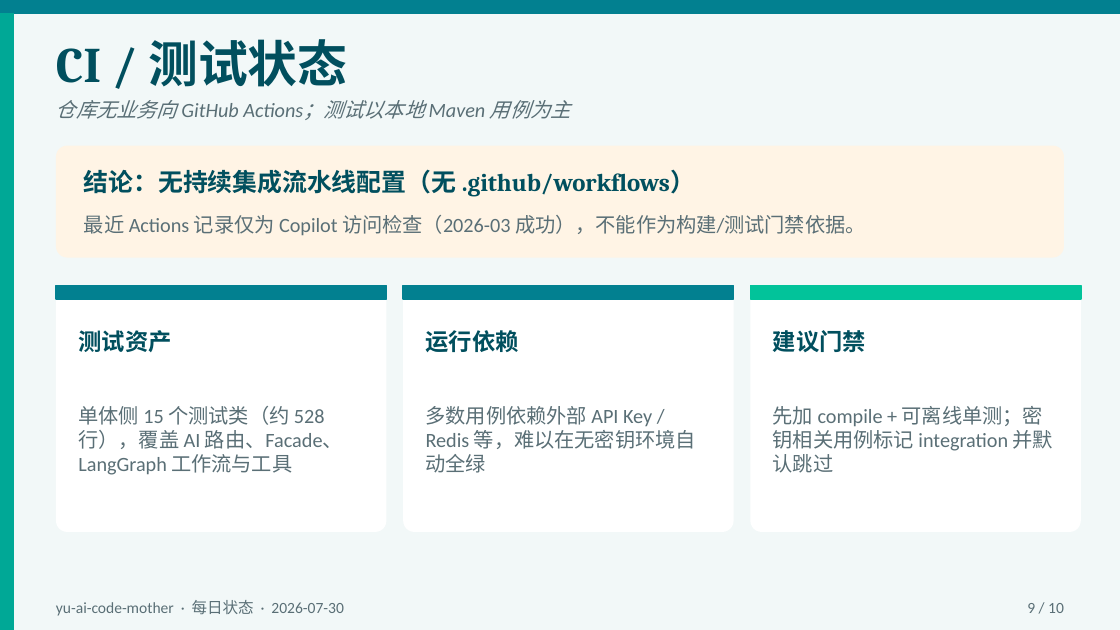
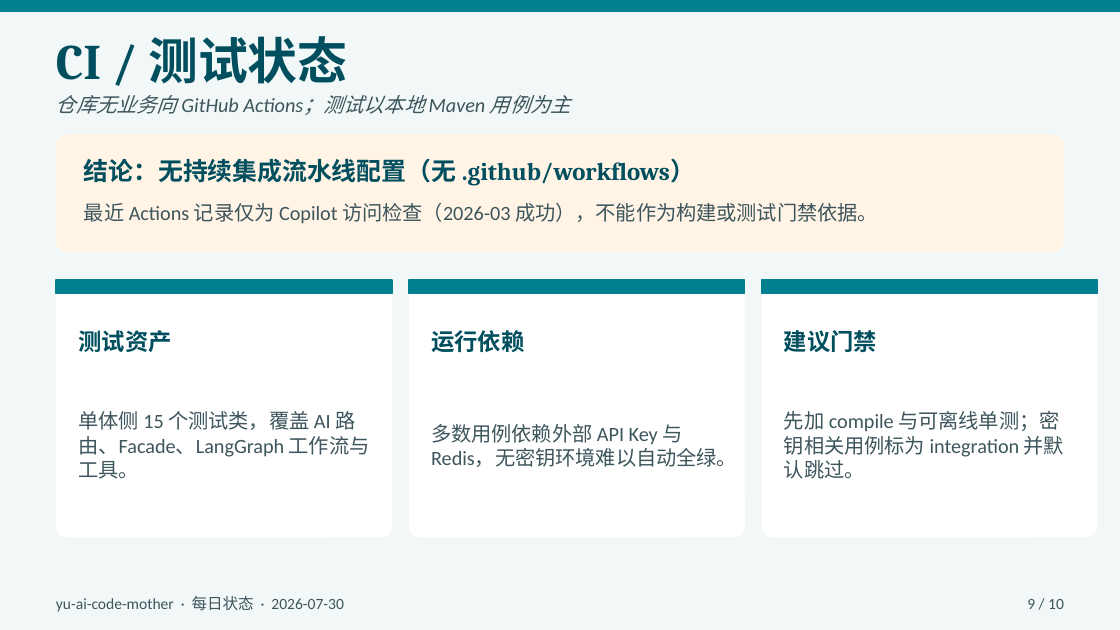
Before and after one commit to liyupi/yu-ai-code-mother, a slide deck: slide 9 of docs/reports/project-status-2026-07-30.pptx. Drawn at 1120x630 pixels with LibreOffice and Linux fonts; fonts in the diff are those of the drawing. Boxes give left, top, right and bottom in pixels: in the first picture for what was removed or moved away, otherwise in the second. Text is boxed around its words. In the diff, an @@ line names an element or a change of style, - is before the commit and + after.

```diff
--- a/docs/reports/project-status-2026-07-30.pptx
+++ b/docs/reports/project-status-2026-07-30.pptx
@@ rectangle removed at [0,13,13,629] @@
@@ text colour #5A6F76 to #3D555C in 3 elements at [56,596,343,612], [1027,599,1064,609], [56,95,571,115] @@
@@ rounded rectangle: place and size @@
-rounded rectangle at [56,146,1064,258]
+rounded rectangle at [56,134,1064,252]
@@ text "结论：无持续集成流水线配置（无 .github/workflows）": place and size @@
-text "结论：无持续集成流水线配置（无 .github/workflows）" at [84,169,695,197]
+text "结论：无持续集成流水线配置（无 .github/workflows）" at [84,158,695,186]
@@ text at [84,203,878,224]: text changed; text colour #5A6F76 to #3D555C @@
-最近 Actions 记录仅为 Copilot 访问检查（2026-03 成功），不能作为构建/测试门禁依据。
+最近 Actions 记录仅为 Copilot 访问检查（2026-03 成功），不能作为构建或测试门禁依据。
@@ rounded rectangle: place and size @@
-rounded rectangle at [56,286,386,532]
+rounded rectangle at [56,280,392,538]
@@ rectangle: place and size @@
-rectangle at [56,286,386,299]
+rectangle at [56,280,392,293]
@@ rounded rectangle: place and size @@
-rounded rectangle at [403,286,734,532]
+rounded rectangle at [409,280,745,538]
@@ rectangle: place and size @@
-rectangle at [403,286,734,299]
+rectangle at [409,280,745,293]
@@ proportions changed in 4 elements at [56,280,392,538], [409,280,745,538], [56,134,1064,252], [762,280,1098,538] @@
@@ rounded rectangle: place and size @@
-rounded rectangle at [750,286,1081,532]
+rounded rectangle at [762,280,1098,538]
@@ rectangle: place and size @@
-rectangle at [750,286,1081,299]
+rectangle at [762,280,1098,293]
@@ rectangle at [762,280,1098,293]: fill #02C39A to #028090; outline #02C39A 1 pt to #028090 1 pt @@
@@ text "运行依赖": place and size @@
-text "运行依赖" at [426,330,519,352]
+text "运行依赖" at [431,330,524,352]
@@ text "建议门禁": place and size @@
-text "建议门禁" at [773,330,866,352]
+text "建议门禁" at [784,330,877,352]
@@ text at [78,411,370,479]: text changed; text colour #5A6F76 to #3D555C @@
-单体侧 15 个测试类（约 528 行），覆盖 AI 路由、Facade、LangGraph 工作流与工具
+单体侧 15 个测试类，覆盖 AI 路由、Facade、LangGraph 工作流与工具。
@@ text at [784,411,1064,479]: text changed; text colour #5A6F76 to #3D555C @@
-先加 compile + 可离线单测；密钥相关用例标记 integration 并默认跳过
+先加 compile 与可离线单测；密钥相关用例标为 integration 并默认跳过。
@@ text at [431,424,737,467]: text changed; text colour #5A6F76 to #3D555C @@
-多数用例依赖外部 API Key / Redis 等，难以在无密钥环境自动全绿
+多数用例依赖外部 API Key 与 Redis，无密钥环境难以自动全绿。
```
Also in this commit, not shown: 9 other slides changed.
